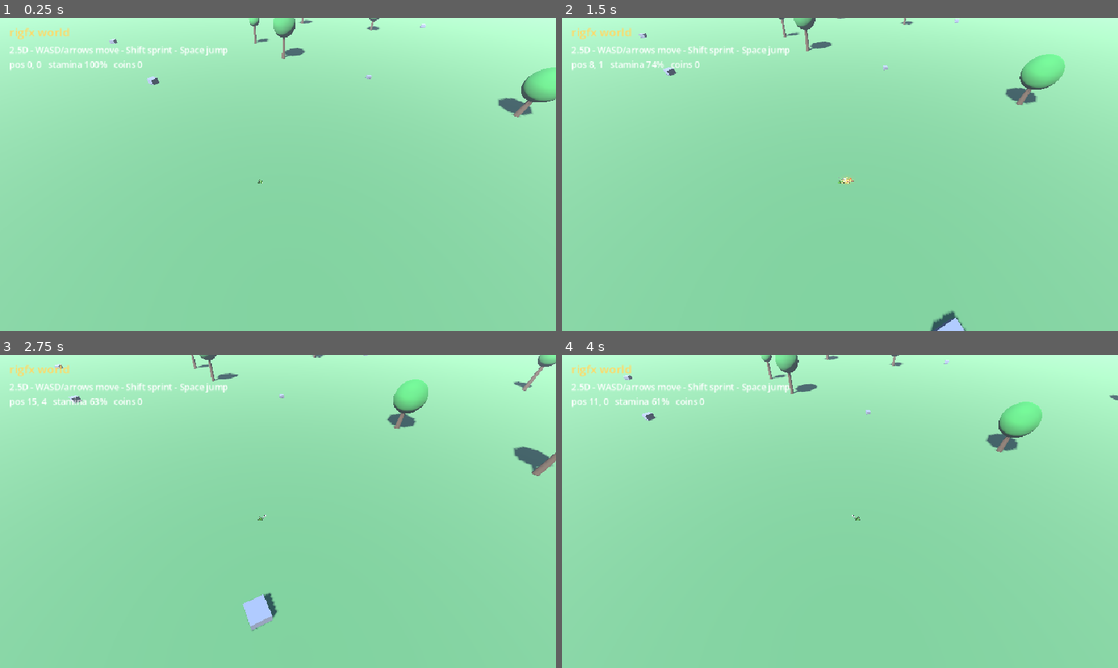
Above: before the commit, frames 1-4 (two rows, left to right).
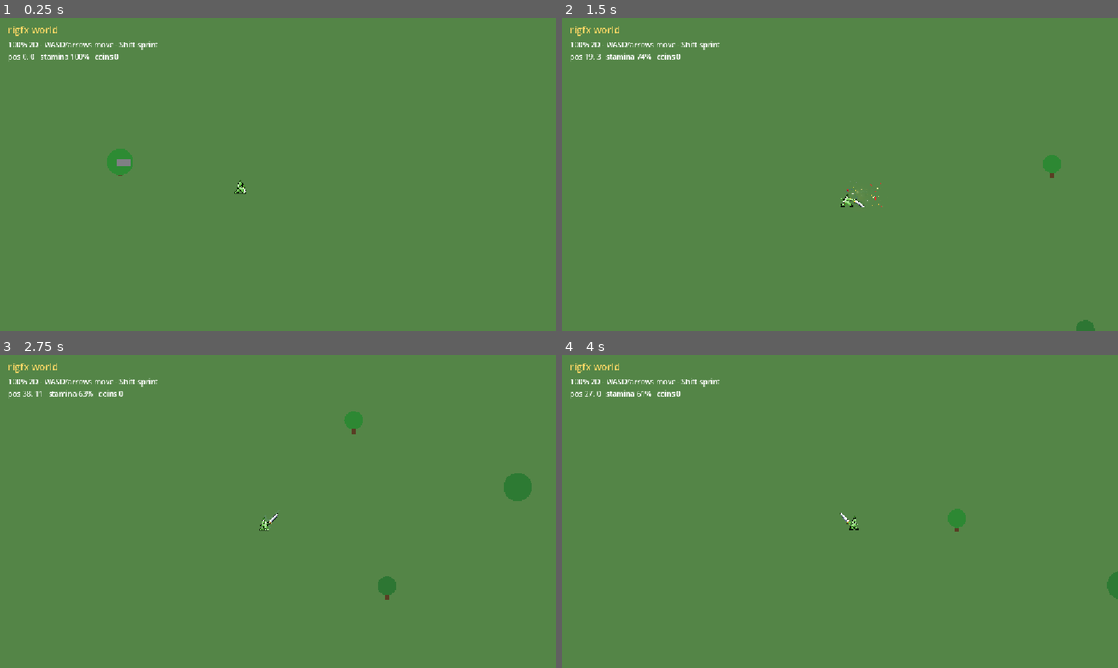
Above: after the commit, the same moments.

Repository: balmacefa/rigfx
Game: Godot game, scene res://World2D.tscn
The game is run twice, just before and just after one commit, with the same random seed, the same clock (stepped at 60 frames per second) and the same inputs. Before the commit the project starts from res://World.tscn.
Inputs:
- Up to frame 1 (0.25 s): no input
- Up to frame 2 (1.5 s): hold D 0.53-1.28 s; hold Shift 0.53-1.28 s; tap Space at 0.77 s; hold S from 1.28 s (still down); tap Shift at 1.35 s
- Up to frame 3 (2.75 s): tap Space at 1.52 s; release S at 2.03 s; hold D from 2.03 s (still down); hold Shift from 2.03 s (still down)
- Up to frame 4 (4 s): release D at 2.78 s; release Shift at 2.78 s; hold W 2.78-3.53 s; tap Shift at 2.85 s; tap Space at 3.02, 3.77 s; hold A from 3.53 s (still down); hold Shift from 3.53 s (still down)

The runs differ from the first frame. In frame 1, 100% of the frame differs, in the area x 0-100%, y 0-100%; in frame 2, 100%; in frame 3, 100%; in frame 4, 100%.

Commit message:
godot: 100% 2D top-down (rigfx sprites, coins)

Diff:
--- /dev/null
+++ b/godot-game/World2D.gd
@@ -0,0 +1,243 @@
+extends Node2D
+# rigfx world — 100% 2D top-down. Data-driven from the n8n webhook (world.json),
+# rigfx pixel-art characters as the hero / NPCs / enemies, collectible coins + score.
+
+const WORLD_URL := "https://n8n-public.balmacefa.com/webhook/rigfx-world"
+const SPEED := 230.0
+const SPRINT := 420.0
+const PX := 16.0  # pixels per world unit
+
+var player: CharacterBody2D
+var hero: AnimatedSprite2D
+var cam: Camera2D
+var content: Node2D
+var coins: Array = []
+var score := 0
+var stamina := 1.0
+var hud: Label
+var banner: Label
+var http: HTTPRequest
+var rng := RandomNumberGenerator.new()
+var frame_cache := {}
+var ground_rect: ColorRect
+
+func _ready() -> void:
+	RenderingServer.set_default_clear_color(Color(0.33, 0.52, 0.28))
+	content = Node2D.new()
+	add_child(content)
+	_setup_player()
+	_setup_hud()
+	http = HTTPRequest.new()
+	add_child(http)
+	http.request_completed.connect(_on_world)
+	if http.request(WORLD_URL) != OK:
+		_build(_defaults())
+
+func _col(a) -> Color:
+	if a is Array and a.size() >= 3:
+		return Color(a[0], a[1], a[2])
+	return Color(0.6, 0.6, 0.6)
+
+func _frames_for(char_name: String) -> SpriteFrames:
+	if frame_cache.has(char_name):
+		return frame_cache[char_name]
+	var sf := SpriteFrames.new()
+	sf.add_animation("run")
+	sf.set_animation_speed("run", 14.0)
+	sf.set_animation_loop("run", true)
+	var n := 0
+	for i in 17:
+		var tex := load("res://char/%s/f%d.png" % [char_name, i]) as Texture2D
+		if tex == null:
+			break
+		sf.add_frame("run", tex)
+		n += 1
+	if n == 0:
+		for i in 17:
+			var t2 := load("res://char/f%d.png" % i) as Texture2D
+			if t2 == null: break
+			sf.add_frame("run", t2)
+	frame_cache[char_name] = sf
+	return sf
+
+func _rigfx(char_name: String, sc := 0.55) -> AnimatedSprite2D:
+	var s := AnimatedSprite2D.new()
+	s.sprite_frames = _frames_for(char_name)
+	s.animation = "run"
+	s.texture_filter = CanvasItem.TEXTURE_FILTER_NEAREST
+	s.scale = Vector2(sc, sc)
+	s.play("run")
+	return s
+
+func _circle(radius: float, color: Color, n := 18) -> Polygon2D:
+	var p := Polygon2D.new()
+	var pts := PackedVector2Array()
+	for i in n:
+		pts.append(Vector2(cos(TAU * i / n), sin(TAU * i / n)) * radius)
+	p.polygon = pts
+	p.color = color
+	return p
+
+func _box(w: float, h: float, color: Color) -> Polygon2D:
+	var p := Polygon2D.new()
+	p.polygon = PackedVector2Array([Vector2(-w / 2, -h / 2), Vector2(w / 2, -h / 2), Vector2(w / 2, h / 2), Vector2(-w / 2, h / 2)])
+	p.color = color
+	return p
+
+func _diamond(r: float, color: Color) -> Polygon2D:
+	var p := Polygon2D.new()
+	p.polygon = PackedVector2Array([Vector2(0, -r), Vector2(r * 0.7, 0), Vector2(0, r), Vector2(-r * 0.7, 0)])
+	p.color = color
+	return p
+
+func _wlabel(pos: Vector2, text: String, color: Color) -> void:
+	var l := Label.new()
+	l.text = text
+	l.position = pos + Vector2(-60, -46)
+	l.size = Vector2(120, 20)
+	l.horizontal_alignment = HORIZONTAL_ALIGNMENT_CENTER
+	l.add_theme_color_override("font_color", color)
+	l.add_theme_color_override("font_outline_color", Color(0, 0, 0))
+	l.add_theme_constant_override("outline_size", 6)
+	l.add_theme_font_size_override("font_size", 16)
+	content.add_child(l)
+
+func _defaults() -> Dictionary:
+	return {"hero": "mantis", "trees": 160, "rocks": 60, "size": 240,
+		"env": {"ground": [0.33, 0.52, 0.28]}, "entities": [], "signs": [], "message": "rigfx world"}
+
+func _on_world(_r: int, code: int, _h: PackedStringArray, body: PackedByteArray) -> void:
+	var data := _defaults()
+	if code == 200:
+		var j = JSON.parse_string(body.get_string_from_utf8())
+		if j is Dictionary:
+			data = j
+	_build(data)
+
+func _wp(p) -> Vector2:
+	return Vector2(float(p[0]), float(p[1])) * PX
+
+func _tree(pos: Vector2) -> void:
+	var trunk := _box(8, 20, Color(0.35, 0.24, 0.14))
+	trunk.position = pos + Vector2(0, 10)
+	content.add_child(trunk)
+	var leaves := _circle(rng.randf_range(16, 28), Color(0.18, 0.42 + rng.randf() * 0.18, 0.2))
+	leaves.position = pos - Vector2(0, 6)
+	content.add_child(leaves)
+
+func _entity(e: Dictionary, size: float) -> void:
+	var px := clamp(float(e.get("pos", [0, 0])[0]), -size, size)
+	var pz := clamp(float(e.get("pos", [0, 0])[1]), -size, size)
+	var pos := Vector2(px, pz) * PX
+	var kind := String(e.get("kind", "pillar"))
+	var color := _col(e.get("color", [0.8, 0.7, 0.3]))
+	if kind == "campfire":
+		var glow := _circle(40, Color(1.0, 0.6, 0.1, 0.25), 20)
+		glow.position = pos; content.add_child(glow)
+		var fire := _circle(12, Color(1.0, 0.55, 0.1), 14)
+		fire.position = pos; content.add_child(fire)
+	elif kind == "crystal":
+		var d := _diamond(22, color); d.position = pos; content.add_child(d)
+	elif kind == "coin":
+		var c := _circle(10, Color(1.0, 0.84, 0.2), 16)
+		c.position = pos; content.add_child(c)
+		coins.append(c)
+	elif kind == "npc" or kind == "enemy":
+		var cname := String(e.get("char", "knight" if kind == "npc" else "demonlord"))
+		var spr := _rigfx(cname, 0.5)
+		spr.position = pos
+		if kind == "enemy":
+			spr.modulate = Color(1.0, 0.65, 0.65)
+		content.add_child(spr)
+	else:
+		var hgt := clamp(float(e.get("height", 8)), 2.0, 20.0)
+		var pil := _box(26, hgt * 5.0, color)
+		pil.position = pos; content.add_child(pil)
+	if e.has("label"):
+		_wlabel(pos, String(e["label"]), Color(1, 1, 0.8))
+
+func _build(data: Dictionary) -> void:
+	for c in content.get_children():
+		c.queue_free()
+	coins.clear()
+	var env_d: Dictionary = data.get("env", {})
+	if env_d.has("ground"):
+		RenderingServer.set_default_clear_color(_col(env_d["ground"]))
+	var size := clamp(float(data.get("size", 240)), 80.0, 400.0)
+	rng.seed = int(data.get("seed", 1337))
+	if data.has("hero"):
+		hero.sprite_frames = _frames_for(String(data["hero"]))
+		hero.play("run")
+	for i in int(min(data.get("trees", 160), 400)):
+		var p := Vector2(rng.randf_range(-size, size), rng.randf_range(-size, size)) * PX
+		if p.length() < 90: continue
+		_tree(p)
+	for i in int(min(data.get("rocks", 60), 200)):
+		var r := _box(rng.randf_range(14, 28), rng.randf_range(12, 22), Color(0.5, 0.5, 0.52))
+		r.position = Vector2(rng.randf_range(-size, size), rng.randf_range(-size, size)) * PX
+		content.add_child(r)
+	var ents = data.get("entities", [])
+	for idx in min(ents.size(), 60):
+		if ents[idx] is Dictionary: _entity(ents[idx], size)
+	for s in data.get("signs", []):
+		if s is Dictionary:
+			var sx := clamp(float(s.get("pos", [0, 0])[0]), -size, size)
+			var sz := clamp(float(s.get("pos", [0, 0])[1]), -size, size)
+			_wlabel(Vector2(sx, sz) * PX, String(s.get("text", "?")), Color(1, 0.9, 0.5))
+	if banner:
+		banner.text = String(data.get("message", "rigfx world"))
+
+func _setup_player() -> void:
+	player = CharacterBody2D.new()
+	var col := CollisionShape2D.new()
+	var cs := CircleShape2D.new(); cs.radius = 14.0
+	col.shape = cs
+	player.add_child(col)
+	hero = _rigfx("mantis", 0.6)
+	player.add_child(hero)
+	add_child(player)
+	cam = Camera2D.new()
+	cam.zoom = Vector2(1.1, 1.1)
+	cam.position_smoothing_enabled = true
+	cam.position_smoothing_speed = 8.0
+	player.add_child(cam)
+
+func _setup_hud() -> void:
+	var cl := CanvasLayer.new()
+	add_child(cl)
+	banner = Label.new()
+	banner.position = Vector2(16, 10)
+	banner.text = "rigfx world (loading...)"
+	banner.add_theme_color_override("font_color", Color(1, 0.85, 0.4))
+	banner.add_theme_font_size_override("font_size", 20)
+	cl.add_child(banner)
+	hud = Label.new()
+	hud.position = Vector2(16, 44)
+	hud.add_theme_color_override("font_color", Color(1, 1, 1))
+	hud.add_theme_font_size_override("font_size", 15)
+	cl.add_child(hud)
+
+func _physics_process(delta: float) -> void:
+	var input := Vector2.ZERO
+	if Input.is_key_pressed(KEY_W) or Input.is_key_pressed(KEY_UP): input.y -= 1.0
+	if Input.is_key_pressed(KEY_S) or Input.is_key_pressed(KEY_DOWN): input.y += 1.0
+	if Input.is_key_pressed(KEY_A) or Input.is_key_pressed(KEY_LEFT): input.x -= 1.0
+	if Input.is_key_pressed(KEY_D) or Input.is_key_pressed(KEY_RIGHT): input.x += 1.0
+	var moving := input.length() > 0.0
+	var sprinting := Input.is_key_pressed(KEY_SHIFT) and stamina > 0.0 and moving
+	var spd := SPRINT if sprinting else SPEED
+	stamina = max(0.0, stamina - delta * 0.35) if sprinting else min(1.0, stamina + delta * 0.25)
+	player.velocity = input.normalized() * spd
+	player.move_and_slide()
+	if absf(input.x) > 0.01:
+		hero.flip_h = input.x < 0.0
+	hero.speed_scale = 1.6 if sprinting else (1.0 if moving else 0.4)
+	var pp := player.global_position
+	for i in range(coins.size() - 1, -1, -1):
+		var c = coins[i]
+		if not is_instance_valid(c):
+			coins.remove_at(i); continue
+		c.rotation += delta * 2.0
+		if pp.distance_to(c.global_position) < 26.0:
+			c.queue_free(); coins.remove_at(i); score += 1
+	hud.text = "100%% 2D - WASD/arrows move - Shift sprint\npos %d, %d   stamina %d%%   coins %d" % [int(pp.x / PX), int(pp.y / PX), int(stamina * 100), score]
--- /dev/null
+++ b/godot-game/World2D.tscn
@@ -0,0 +1,4 @@
+[gd_scene load_steps=2 format=3 uid="uid://rigfxworld2d1"]
+[ext_resource type="Script" path="res://World2D.gd" id="1"]
+[node name="World2D" type="Node2D"]
+script = ExtResource("1")
--- a/godot-game/project.godot
+++ b/godot-game/project.godot
@@ -1,16 +1,16 @@
 config_version=5
 [application]
-config/name="rigfx world"
-run/main_scene="res://World.tscn"
+config/name="rigfx world 2D"
+run/main_scene="res://World2D.tscn"
 config/features=PackedStringArray("4.7", "GL Compatibility")
 [display]
-window/size/viewport_width=960
-window/size/viewport_height=540
+window/size/viewport_width=1152
+window/size/viewport_height=648
 window/stretch/mode="canvas_items"
 [rendering]
 renderer/rendering_method="gl_compatibility"
 renderer/rendering_method.mobile="gl_compatibility"
-
+textures/canvas_textures/default_texture_filter=0
 [debug]
 gdscript/warnings/treat_warnings_as_errors=false
 gdscript/warnings/untyped_declaration=0
Not shown, changed: site/godot/index.pck
